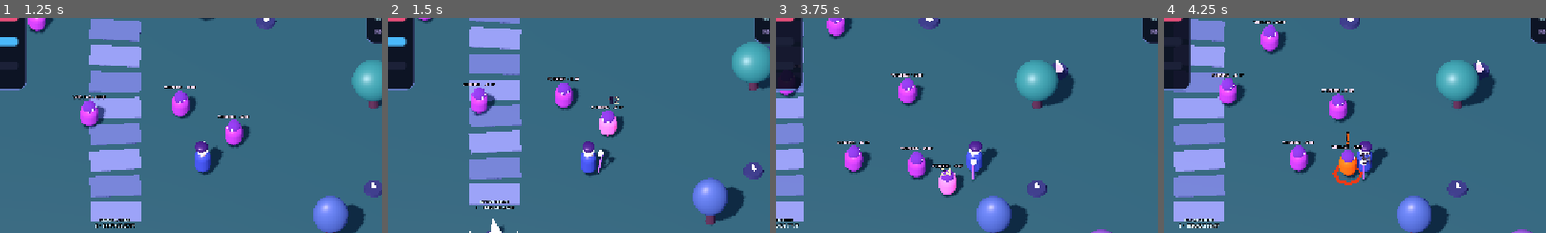
Above: before the commit, frames 1-4 (left to right).
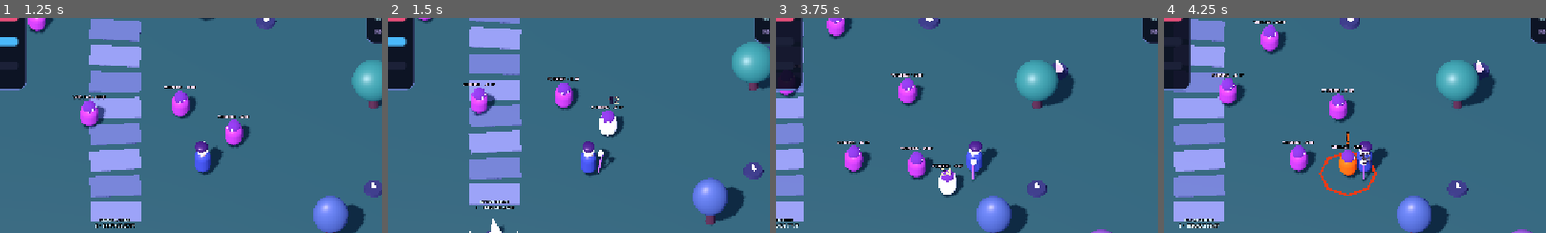
Above: after the commit, the same moments.

Repository: Mia29520050/project-M
Game: Godot game, scene res://scenes/main.tscn
Same seed, same stepped clock (60 frames per second), same inputs: the game is played once before the commit and once after it. This scene is started directly instead of the project's main scene.
Inputs (mouse positions are % of the whole screen's width and height, from its top left):
- Up to frame 1 (1.25 s): tap Enter at 0.5 s; move the mouse to (72, 45) at 0.52 s; press the mouse at (72, 45) at 0.53 s; hold D (move_right) from 0.53 s (still down)
- Up to frame 2 (1.5 s): move the mouse to (30, 55) at 1.27 s; release D (move_right) at 1.28 s; release the mouse at (30, 55) at 1.28 s; hold S (move_down) from 1.28 s (still down); click (30, 55) at 1.35 s
- Up to frame 3 (3.75 s): move the mouse to (60, 28) at 2.02 s; release S (move_down) at 2.03 s; hold D (move_right) 2.03-2.78 s; hold Space (dodge) 2.03-2.78 s; click (60, 28) at 2.3 s; move the mouse to (45, 70) at 2.77 s; hold W (move_up) 2.78-3.53 s; tap E (interact) at 2.85 s; click (45, 70) at 3.05 s; move the mouse to (80, 65) at 3.52 s; hold A (move_left) from 3.53 s (still down); hold Q (moonbolt) from 3.53 s (still down)
- Up to frame 4 (4.25 s): keep holding A (move_left); keep holding Q (moonbolt); click (80, 65) at 3.8 s
The pictures show only the part of the screen within x 24-74%, y 16-66%; the shares and areas given below are measured in that part.

Frame 1 is identical in both runs. In frame 2, 0.3% of the frame differs, in the area x 55-60%, y 45-56%; in frame 3, 0.3%; in frame 4, 0.5%, in the area x 40-56%, y 62-83%.

Commit message:
Add enemy hit flash and attack range telegraph

Diff:
--- a/scripts/enemy.gd
+++ b/scripts/enemy.gd
@@ -6,6 +6,10 @@
 const ATTACK_RANGE := 1.35
 const ATTACK_WINDUP_DURATION := 0.45
 const ATTACK_COOLDOWN := 1.25
+const BASE_BODY_COLOR := Color(0.49, 0.20, 0.56)
+const WINDUP_BODY_COLOR := Color(1.0, 0.32, 0.09)
+const HIT_FLASH_COLOR := Color(1.0, 1.0, 1.0)
+const HIT_FLASH_DURATION := 0.14
 var player_ref: Node3D
 var spawn_position: Vector3 = Vector3.ZERO
 var max_hp := 42
@@ -39,7 +43,7 @@
 	_visual_root = Node3D.new()
 	add_child(_visual_root)
 	_body_material = StandardMaterial3D.new()
-	_body_material.albedo_color = Color(0.49, 0.20, 0.56)
+	_body_material.albedo_color = BASE_BODY_COLOR
 	_body_material.roughness = 0.34
 
 	var body := MeshInstance3D.new()
@@ -104,8 +108,9 @@
 	_warning_ring = MeshInstance3D.new()
 	_warning_ring.name = "AttackTelegraphRing"
 	var ring_mesh := TorusMesh.new()
-	ring_mesh.inner_radius = 0.58
-	ring_mesh.outer_radius = 0.76
+	# Outline the actual melee attack radius so players can read the threatened area.
+	ring_mesh.inner_radius = ATTACK_RANGE - 0.12
+	ring_mesh.outer_radius = ATTACK_RANGE
 	ring_mesh.rings = 8
 	ring_mesh.ring_segments = 32
 	_warning_ring.mesh = ring_mesh
@@ -131,8 +136,13 @@
 	_time += delta
 	_attack_timer = maxf(0.0, _attack_timer - delta)
 	_flash_timer = maxf(0.0, _flash_timer - delta)
-	if _flash_timer == 0.0 and _body_material.albedo_color != Color(0.49, 0.20, 0.56):
-		_body_material.albedo_color = Color(0.49, 0.20, 0.56)
+	# Hit flash has priority over the orange wind-up tint. Restore the correct state color afterward.
+	if _flash_timer > 0.0:
+		_body_material.albedo_color = HIT_FLASH_COLOR
+	elif _is_winding_up:
+		_body_material.albedo_color = WINDUP_BODY_COLOR
+	else:
+		_body_material.albedo_color = BASE_BODY_COLOR
 	_visual_root.position.y = sin(_time * 3.2) * 0.06
 	if not is_instance_valid(player_ref):
 		var players := get_tree().get_nodes_in_group("player")
@@ -145,11 +155,11 @@
 	if _is_winding_up:
 		# Commit to a short, readable wind-up before the hit can happen.
 		# Tint the body as well so the cue remains legible if the ring is partly occluded.
-		_body_material.albedo_color = Color(1.0, 0.32, 0.09)
 		_windup_timer = maxf(0.0, _windup_timer - delta)
 		var progress := 1.0 - (_windup_timer / ATTACK_WINDUP_DURATION)
+		# Keep the ring at the true attack radius throughout the warning window.
 		if is_instance_valid(_warning_ring):
-			_warning_ring.scale = Vector3.ONE * (0.72 + 0.28 * progress)
+			_warning_ring.scale = Vector3.ONE
 		if is_instance_valid(_warning_label):
 			_warning_label.scale = Vector3.ONE * (0.85 + 0.45 * progress)
 		velocity.x = move_toward(velocity.x, 0.0, 12.0 * delta)
@@ -179,7 +189,7 @@
 			_windup_timer = ATTACK_WINDUP_DURATION
 			if is_instance_valid(_warning_ring):
 				_warning_ring.show()
-				_warning_ring.scale = Vector3.ONE * 0.72
+				_warning_ring.scale = Vector3.ONE
 			if is_instance_valid(_warning_label):
 				_warning_label.show()
 				_warning_label.scale = Vector3.ONE * 0.85
@@ -223,8 +233,8 @@
 	_spawn_damage_number(amount)
 	if is_instance_valid(_name_label):
 		_name_label.text = "VOIDLING  ·  %d HP" % hp
-	_body_material.albedo_color = Color(1.0, 0.38, 0.67)
-	_flash_timer = 0.14
+	_body_material.albedo_color = HIT_FLASH_COLOR
+	_flash_timer = HIT_FLASH_DURATION
 	if hp <= 0:
 		_dead = true
 		died.emit(xp_reward, global_position, randf() < 0.32)
Not shown, changed: docs/ROADMAP.md
